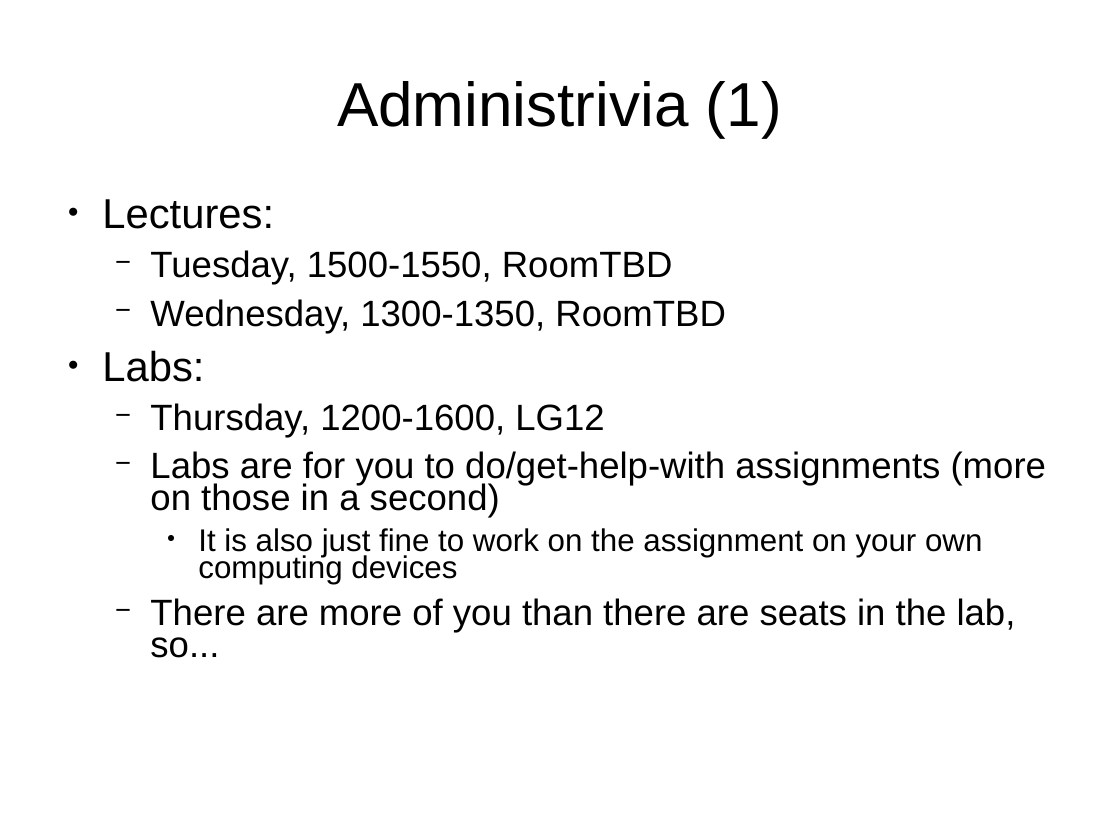
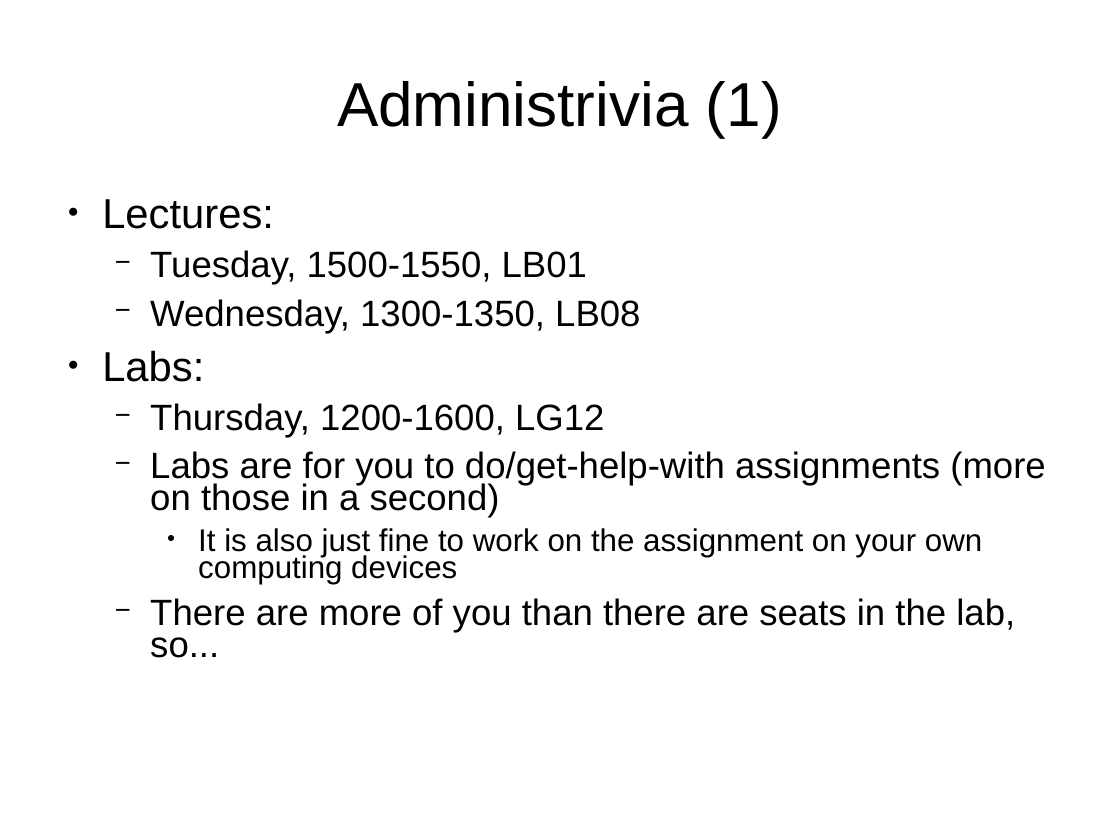
Before and after one commit to sftcd/cs2014, a slide deck: slide 4 of lectures/intro.ppt (slide 3 before the commit). Drawn at 1120x840 pixels with LibreOffice and Linux fonts; fonts in the diff are those of the drawing. Boxes give left, top, right and bottom in pixels: in the first picture for what was removed or moved away, otherwise in the second. Text is boxed around its words. In the diff, an @@ line names an element or a change of style, - is before the commit and + after.

```diff
--- a/lectures/intro.ppt
+++ b/lectures/intro.ppt
@@ text at [150,250,640,333]: text changed @@
-  − Tuesday, 1500-1550, RoomTBD
-  − Wednesday, 1300-1350, RoomTBD
+  − Tuesday, 1500-1550, LB01
+  − Wednesday, 1300-1350, LB08
```
Also in this commit, not shown: 2 other slides changed, 2 slides added, 9 other files.
